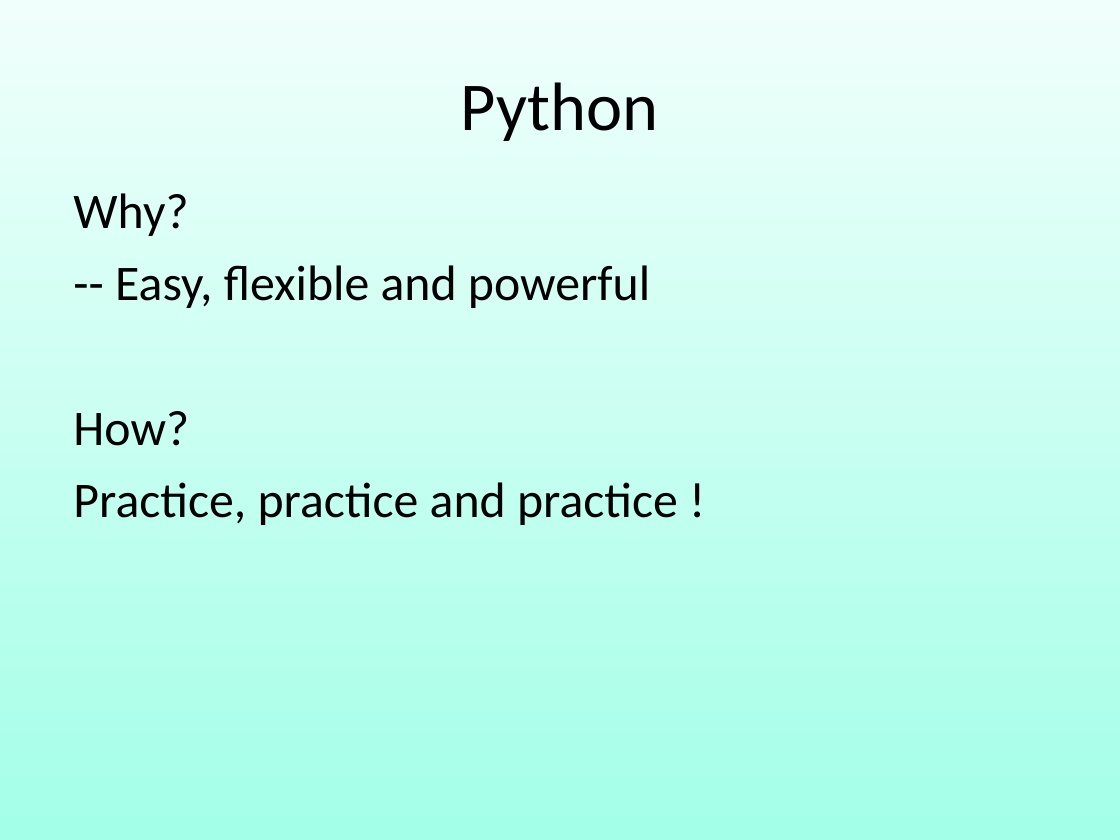
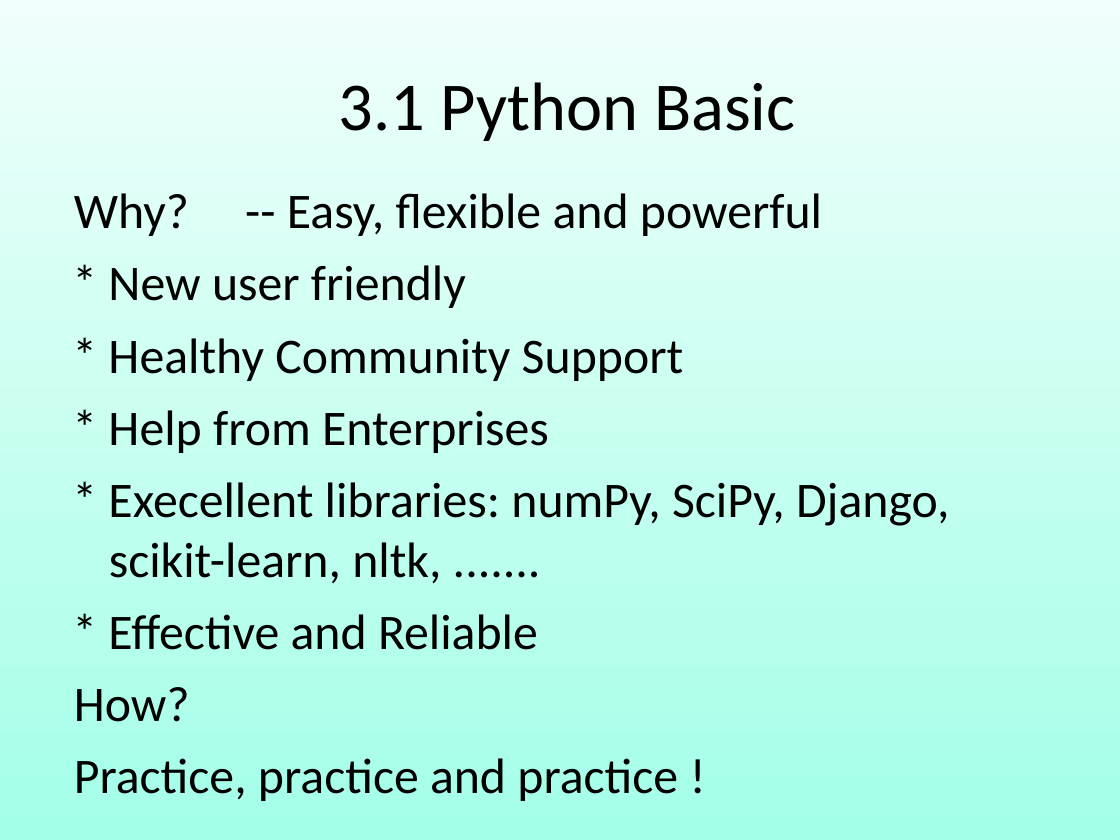
Before and after one commit to robin3795/Data, a slide deck: slide 80 of 2018_1.ppt (slide 72 before the commit). Drawn at 1120x840 pixels with LibreOffice and Linux fonts; fonts in the diff are those of the drawing. Boxes give left, top, right and bottom in pixels: in the first picture for what was removed or moved away, otherwise in the second. Text is boxed around its words. In the diff, an @@ line names an element or a change of style, - is before the commit and + after.

```diff
--- a/2018_1.ppt
+++ b/2018_1.ppt
@@ text in free at [339, 82, 795, 141]: text changed @@
-Python
+3.1 Python Basic
@@ text in free at [74, 193, 949, 650]: text changed @@
-Why?
--- Easy, flexible and powerful
+Why? -- Easy, flexible and powerful
+* New user friendly
+* Healthy Community Support
+* Help from Enterprises
+* Execellent libraries: numPy, SciPy, Django, scikit-learn, nltk, .......
+* Effective and Reliable
@@ text in free at [74, 687, 678, 801]: indent changed @@
```
Also in this commit, not shown: 53 other slides changed, 35 slides added, 8 slides removed.
